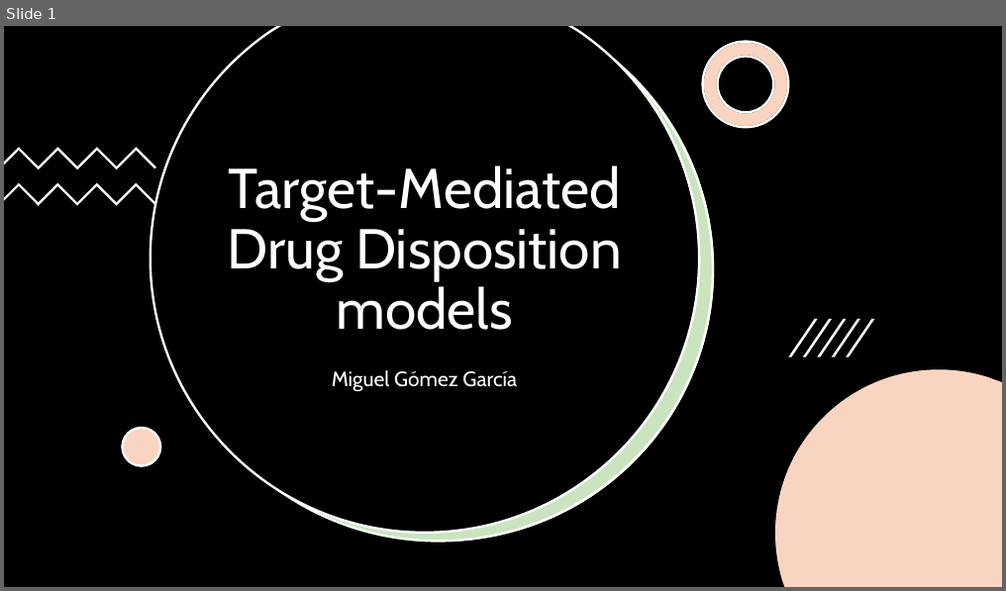
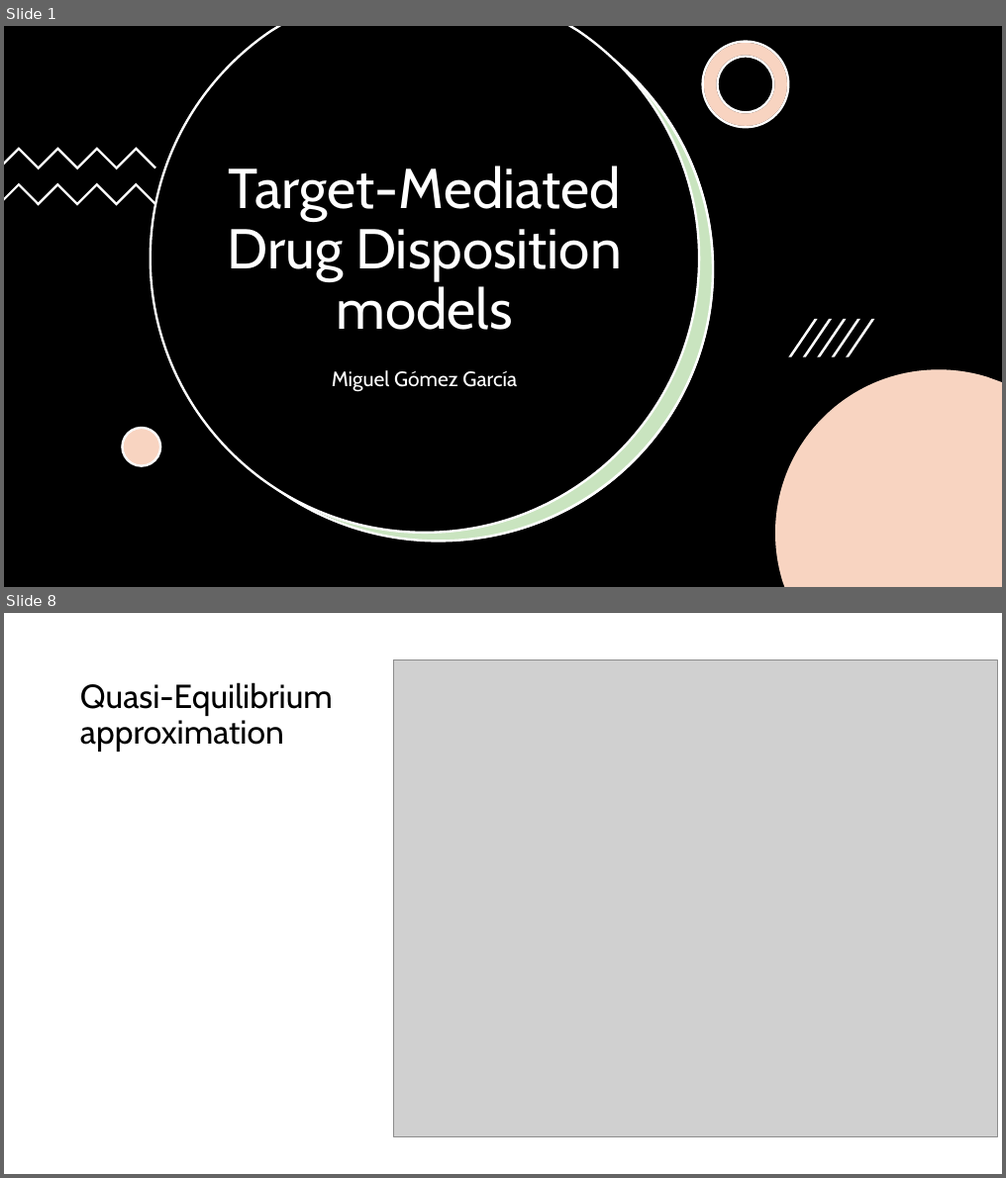
Before and after one commit to MiguelGomGar/TMDD_models_intro, a slide deck: docs/defensa.pptx. Shown one above the other, each under a label of ours: slide 1 before the commit, slides 1 and 8 after it; the slides between them are not shown. The pictures are 1006x591 and 1006x1178 pixels, drawn with LibreOffice and Linux fonts; fonts in the diff are those of the drawing; grey boxes stand for pictures. Boxes give left, top, right and bottom in pixels: in the first picture for what was removed or moved away, otherwise in the second. Text is boxed around its words. In the diff, an @@ line names an element or a change of style, - is before the commit and + after.

```diff
--- a/docs/defensa.pptx
+++ b/docs/defensa.pptx
@@ slide 8 added at (4, 613, 1002, 1174), background #FFFFFF @@
@@ picture added at (394, 661, 998, 1137) @@
@@ title added at (80, 682, 333, 752), 32 pt, text #000000 @@
+Quasi-Equilibrium approximation
```
Also in this commit, not shown: 1 slide changed, 7 other slides added, 1 slide removed, 13 other files.
